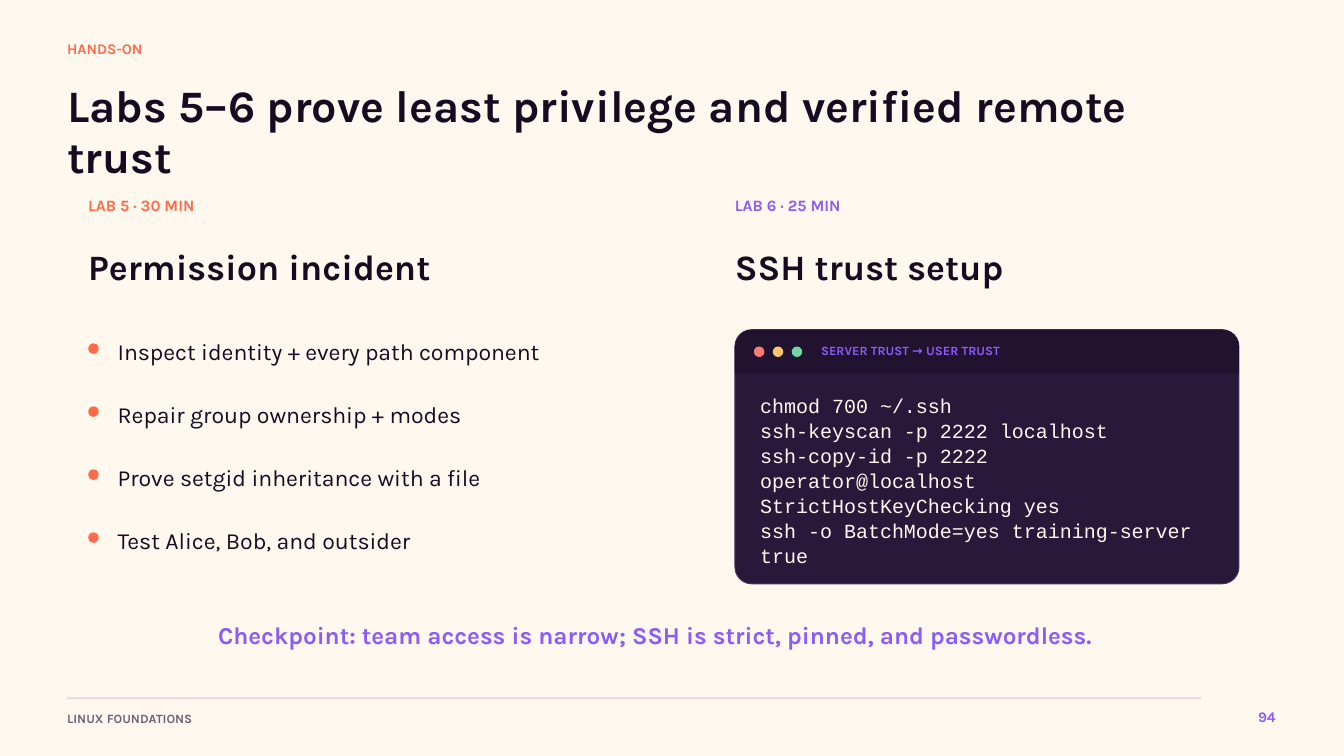
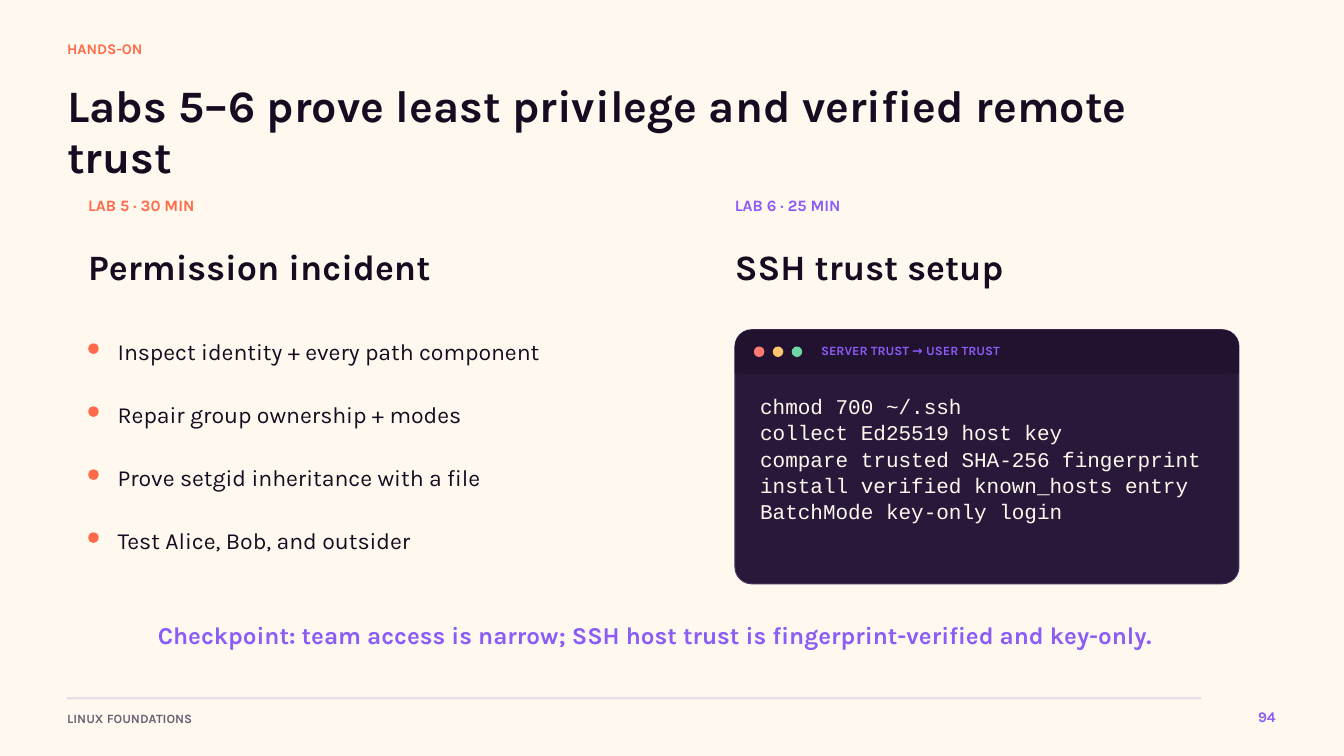
Before and after one commit to wolfmanfx/linux-course-travel-portal, a slide deck: slide 94 of downloads/linux-foundations-browser-lab-workshop.pptx. Drawn at 1344x756 pixels with LibreOffice and Linux fonts; fonts in the diff are those of the drawing. Boxes give left, top, right and bottom in pixels: in the first picture for what was removed or moved away, otherwise in the second. Text is boxed around its words. In the diff, an @@ line names an element or a change of style, - is before the commit and + after.

```diff
--- a/downloads/linux-foundations-browser-lab-workshop.pptx
+++ b/downloads/linux-foundations-browser-lab-workshop.pptx
@@ text at bbox=[760, 399, 962, 415]: size 14.3 to 15 pt in "chmod 700 ~/.ssh" @@
@@ text at bbox=[760, 425, 1200, 524]: text changed; size 14.3 to 15 pt @@
-ssh-keyscan -p 2222 localhost
-ssh-copy-id -p 2222 operator@localhost
-StrictHostKeyChecking yes
-ssh -o BatchMode=yes training-server true
+collect Ed25519 host key
+compare trusted SHA-256 fingerprint
+install verified known_hosts entry
+BatchMode key-only login
@@ text at bbox=[158, 627, 1152, 650]: text changed @@
-Checkpoint: team access is narrow; SSH is strict, pinned, and passwordless.
+Checkpoint: team access is narrow; SSH host trust is fingerprint-verified and key-only.
```
Also in this commit, not shown: 5 other slides changed, 9 other files.
